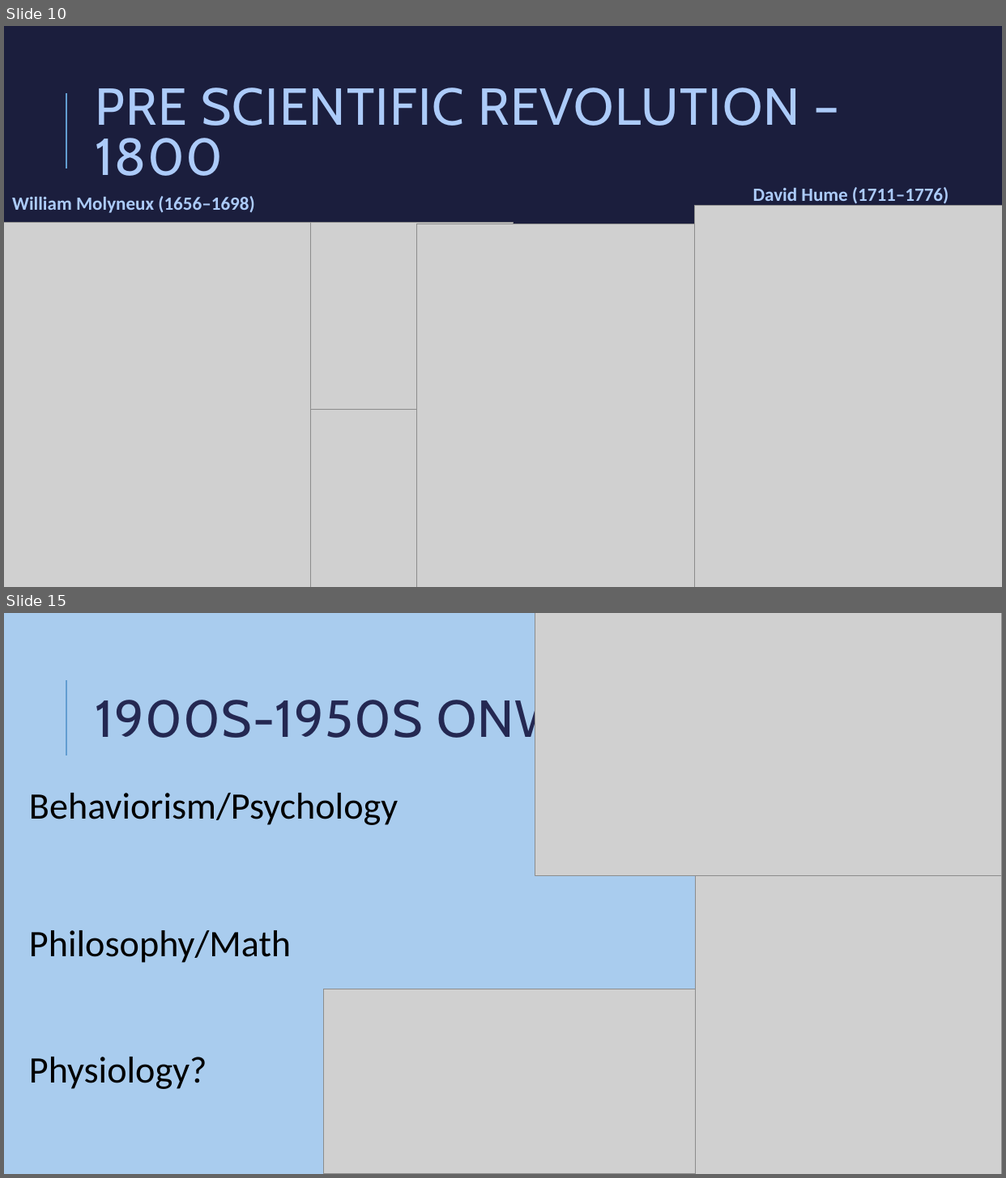
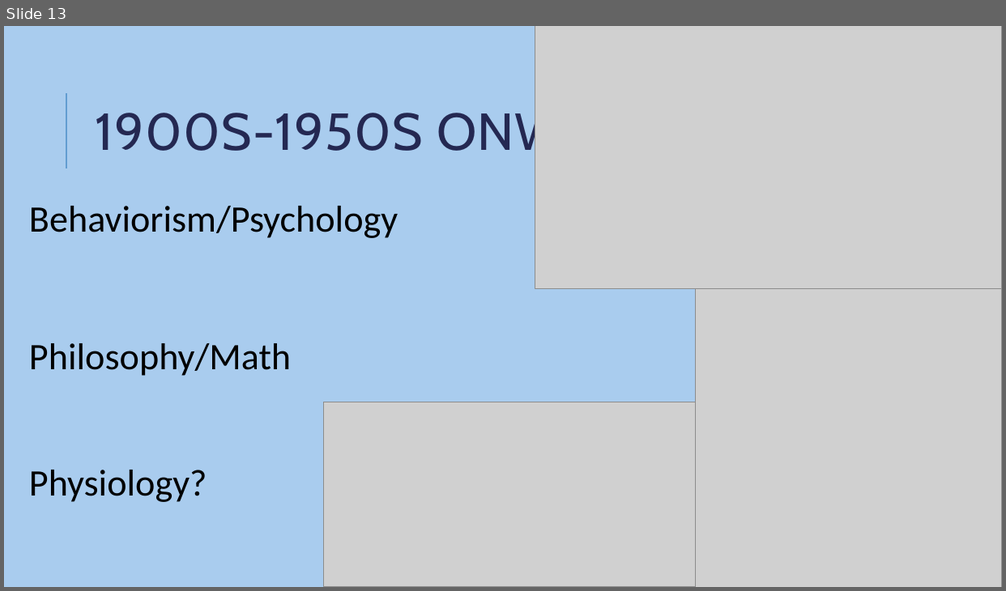
Before and after one commit to aimforbigfoot/biol5081, a slide deck: animalsClass/Deep History Of the field of Perception.pptx. Shown one above the other, each under a label of ours: slides 10 and 15 before the commit, slide 13 after it; the slides between them are not shown. The pictures are 1006x1178 and 1006x591 pixels, drawn with LibreOffice and Linux fonts; fonts in the diff are those of the drawing; grey boxes stand for pictures. Boxes give left, top, right and bottom in pixels: in the first picture for what was removed or moved away, otherwise in the second. Text is boxed around its words. In the diff, an @@ line names an element or a change of style, - is before the commit and + after.

```diff
--- a/animalsClass/Deep History Of the field of Perception.pptx
+++ b/animalsClass/Deep History Of the field of Perception.pptx
@@ slide 10 removed at [4, 26, 1002, 587], background #1B1E3E; not listed: 1 template element that a slide beside it also shows @@
@@ title removed at [96, 88, 800, 176] @@
-PRE SCIENTIFIC REVOLUTION – 1800
@@ text removed at [753, 187, 948, 207] @@
-David Hume (1711–1776)
@@ text removed at [12, 196, 254, 213] @@
-William Molyneux (1656–1698)
@@ picture removed at [694, 206, 1002, 587] @@
@@ picture removed at [4, 222, 310, 587] @@
@@ picture removed at [310, 222, 513, 417] @@
@@ picture removed at [417, 224, 694, 587] @@
@@ picture removed at [310, 409, 513, 587] @@
@@ what was slide 15 is now slide 13 @@
```
Also in this commit, not shown: 5 slides changed, 1 slide added, 2 other slides removed.
